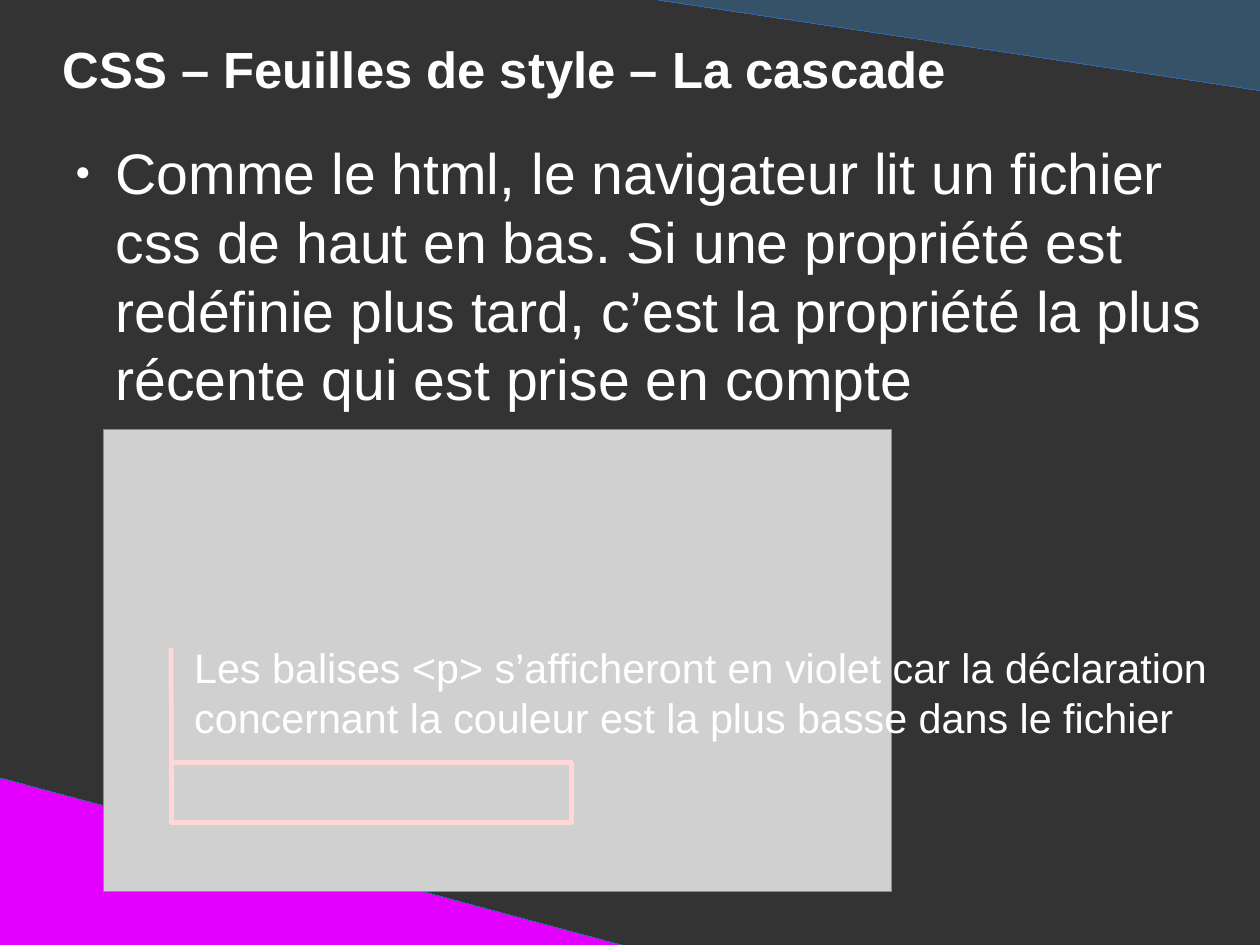
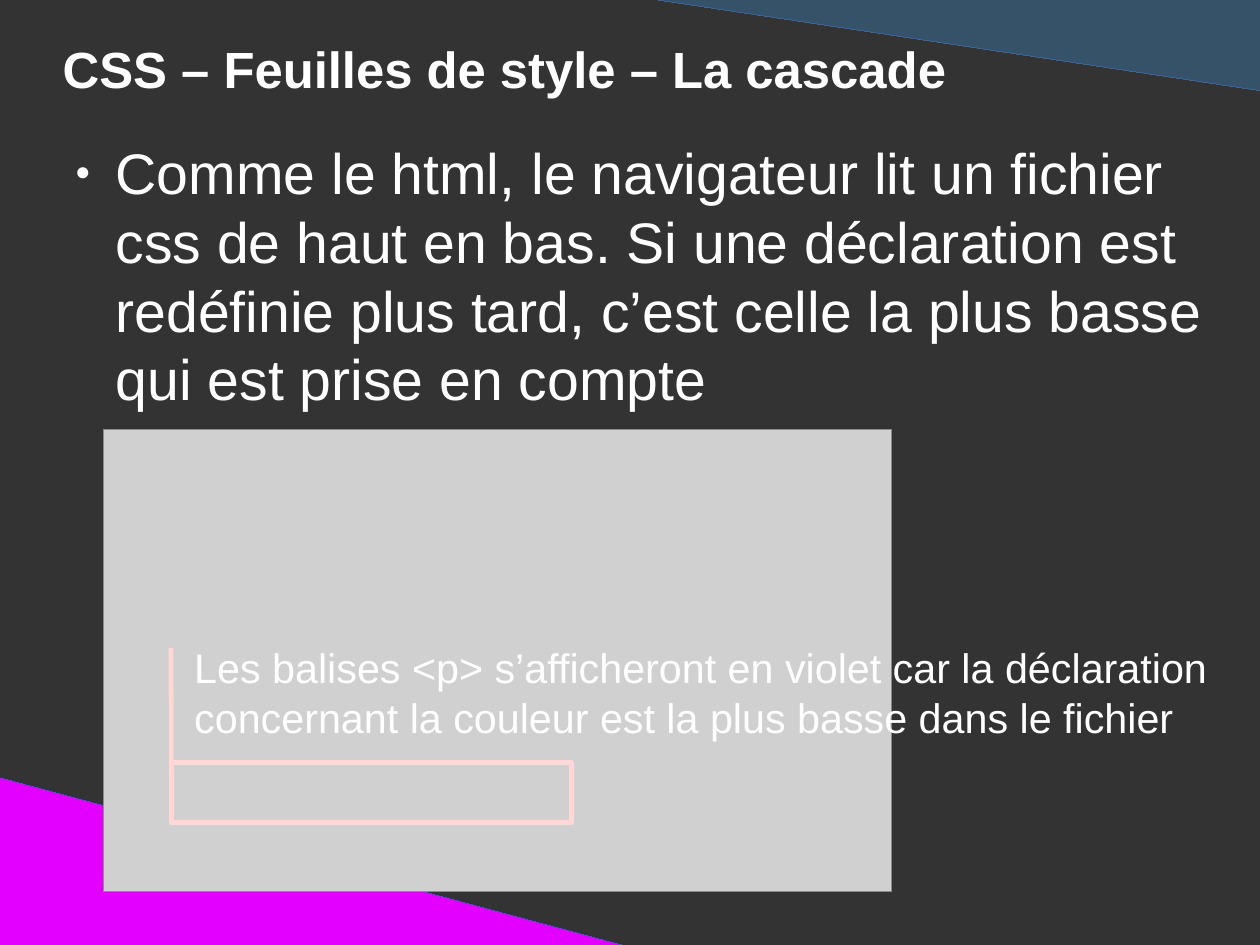
Before and after one commit to DanYellow/presentations, a slide deck: slide 97 of mmi/html/travaux-pratiques/numero-1/presentation.odp. Drawn at 1260x945 pixels with LibreOffice and Linux fonts; fonts in the diff are those of the drawing; grey boxes stand for pictures. Boxes give left, top, right and bottom in pixels: in the first picture for what was removed or moved away, otherwise in the second. Text is boxed around its words. In the diff, an @@ line names an element or a change of style, - is before the commit and + after.

```diff
--- a/mmi/html/travaux-pratiques/numero-1/presentation.odp
+++ b/mmi/html/travaux-pratiques/numero-1/presentation.odp
@@ text at bbox=[116, 152, 1201, 411]: text changed @@
-● Comme le html, le navigateur lit un fichier css de haut en bas. Si une propriété est redéfinie plus tard, c’est la propriété la plus récente qui est prise en compte
+● Comme le html, le navigateur lit un fichier css de haut en bas. Si une déclaration est redéfinie plus tard, c’est celle la plus basse qui est prise en compte
```
Also in this commit, not shown: 14 other slides changed, 2 slides added, 2 slides removed, 7 other files.
